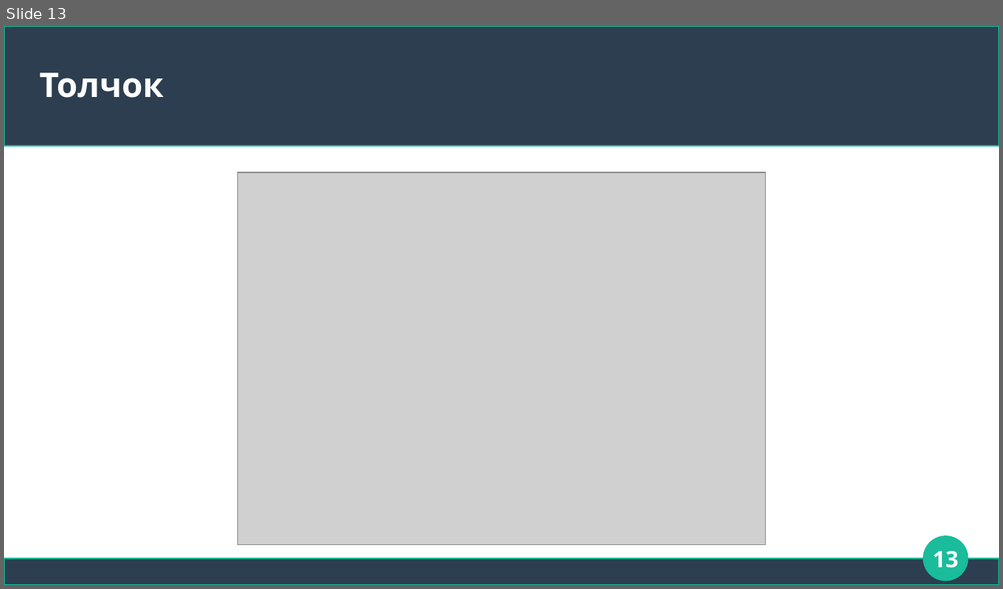
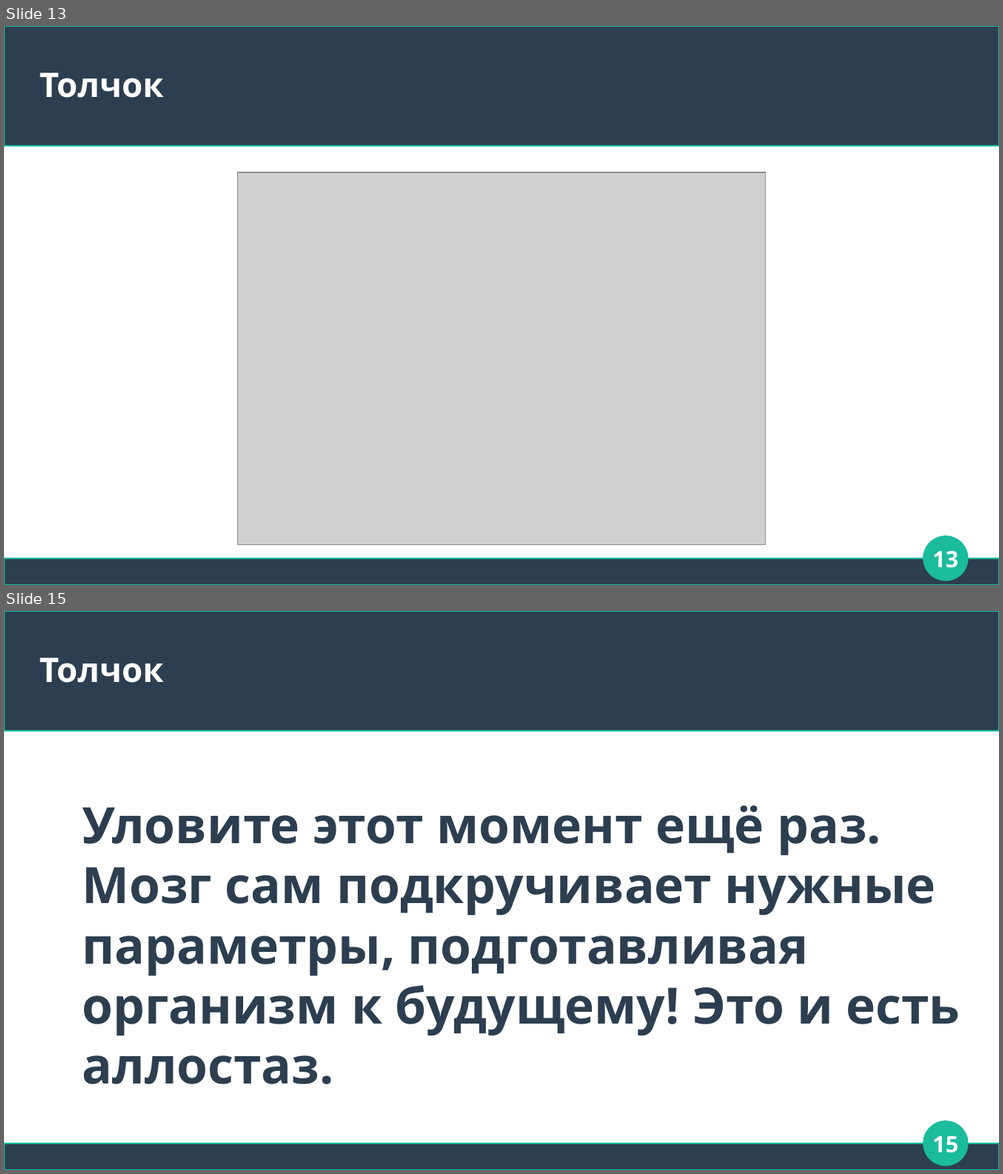
Before and after one commit to Chularev/articles, a slide deck: Psychology/4. аллостаз.odp. Shown one above the other, each under a label of ours: slide 13 before the commit, slides 13 and 15 after it; the slides between them are not shown. The pictures are 1003x589 and 1003x1174 pixels, drawn with LibreOffice and Linux fonts; fonts in the diff are those of the drawing; grey boxes stand for pictures. Boxes give left, top, right and bottom in pixels: in the first picture for what was removed or moved away, otherwise in the second. Text is boxed around its words. In the diff, an @@ line names an element or a change of style, - is before the commit and + after.

```diff
--- a/Psychology/4. аллостаз.odp
+++ b/Psychology/4. аллостаз.odp
@@ slide 15 added at (4,611,999,1170), background #FFFFFF; not listed: 3 template elements that a slide beside it also shows @@
@@ title added at (40,658,164,683), 27 pt, text #FFFFFF, bold @@
+Толчок
@@ text added at (82,806,960,1085), 40 pt, text #2C3E50, bold @@
+Уловите этот момент ещё раз. Мозг сам подкручивает нужные параметры, подготавливая организм к будущему! Это и есть аллостаз.
@@ page number added at (932,1136,958,1153), 18 pt, text #FFFFFF, bold @@
+15
```
Also in this commit, not shown: 1 slide changed, 2 other slides added, 2 other files.
